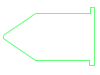
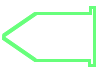
Comparing the layer stacks of the two (100, 75) images. Changes:
painted on "Line 9" over box(2, 6, 96, 67)
removed layer "Line 2" (1st of 2) over box(3, 13, 36, 36)
removed layer "Line 2" (2nd of 2) over box(3, 38, 36, 61)
